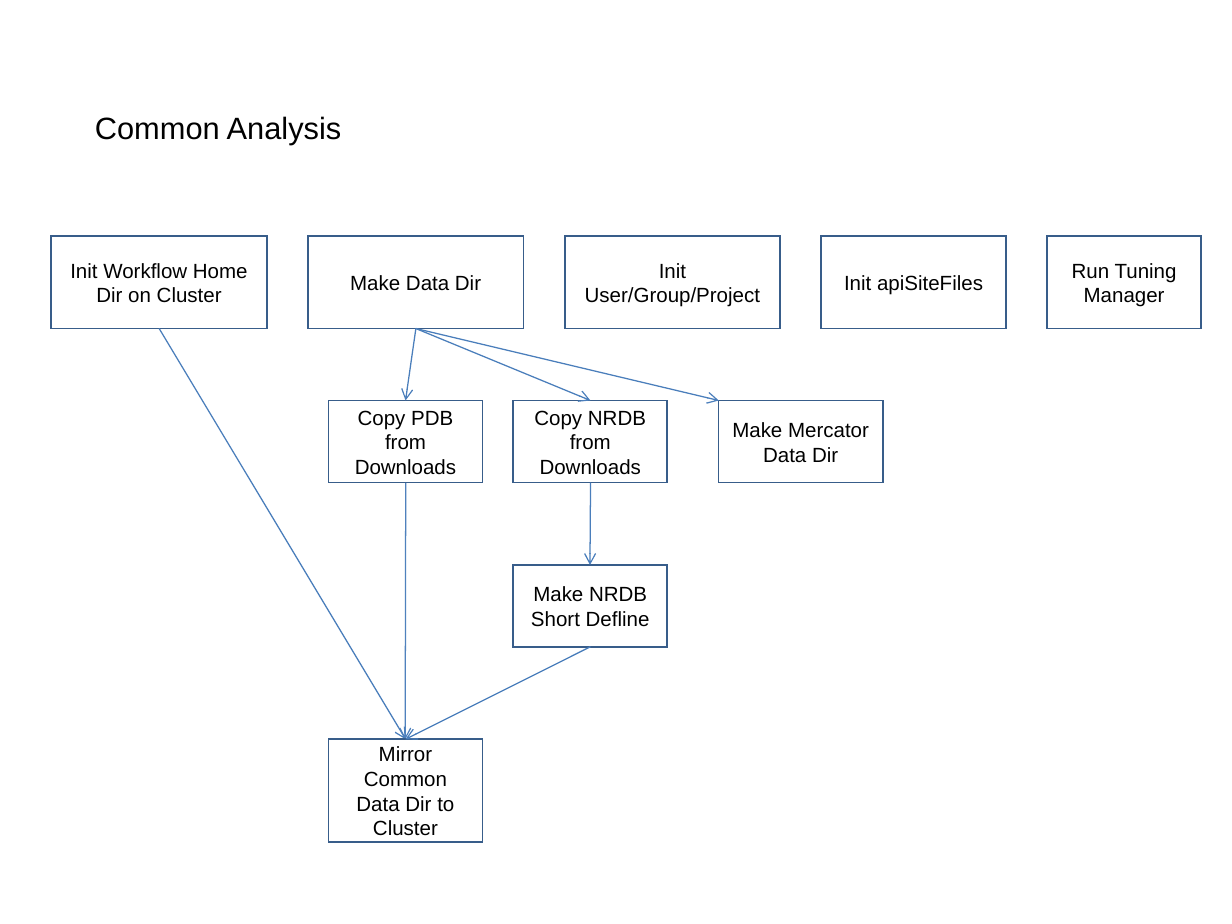
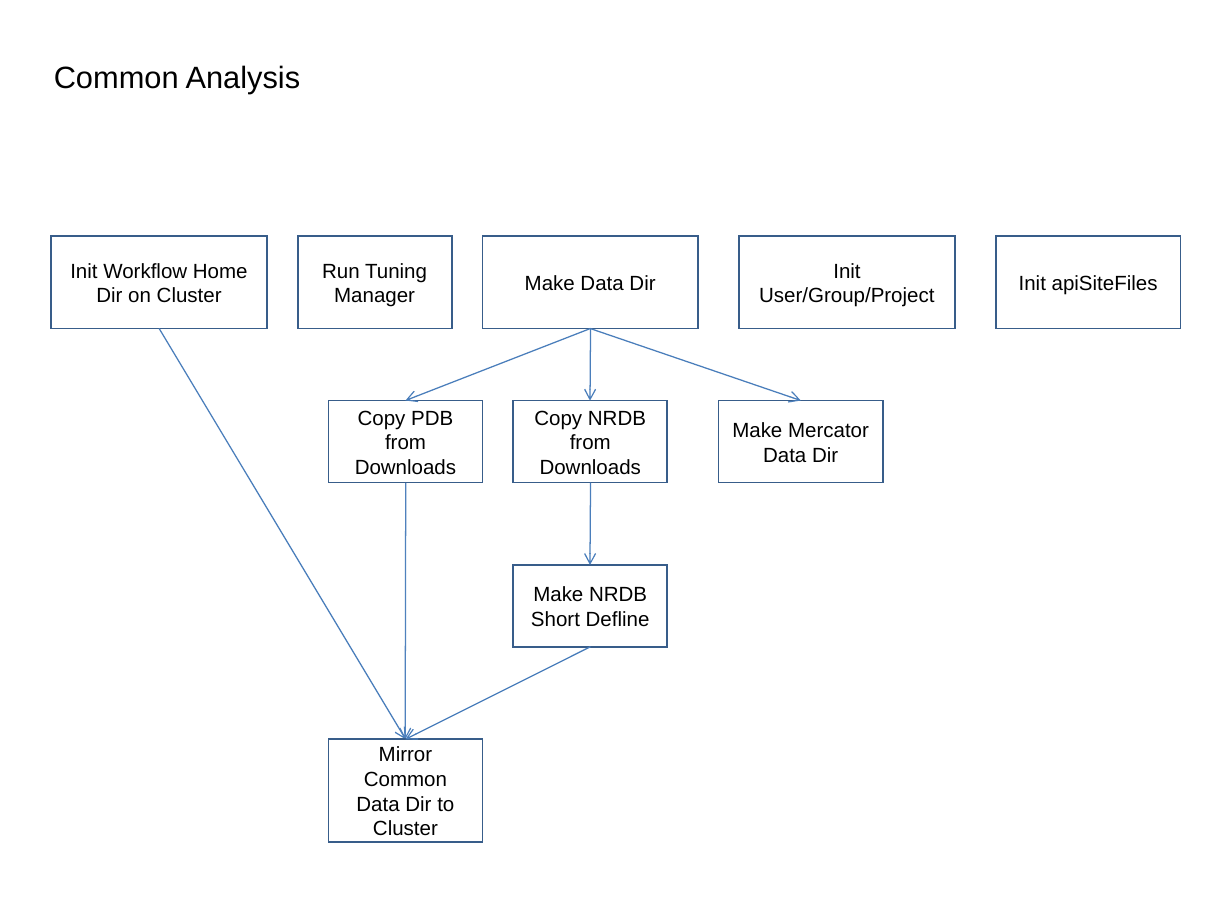
Before and after one commit to VEuPathDB/ApiCommonData, a slide deck: slide 2 of Load/doc/workflow/AnalysisWorkflow_wei.ppt. Drawn at 1232x924 pixels with LibreOffice and Linux fonts; fonts in the diff are those of the drawing. Boxes give left, top, right and bottom in pixels: in the first picture for what was removed or moved away, otherwise in the second. Text is boxed around its words. In the diff, an @@ line names an element or a change of style, - is before the commit and + after.

```diff
--- a/Load/doc/workflow/AnalysisWorkflow_wei.ppt
+++ b/Load/doc/workflow/AnalysisWorkflow_wei.ppt
@@ text "Common Analysis": place and size @@
-text "Common Analysis" at [95, 116, 342, 145]
+text "Common Analysis" at [54, 65, 301, 94]
@@ rectangle "Run Tuning Manager": place and size @@
-rectangle "Run Tuning Manager" at [1047, 237, 1201, 329]
+rectangle "Run Tuning Manager" at [298, 237, 452, 329]
@@ 3 rectangles: place and size @@
-3 rectangles at [308, 237, 1007, 329]
+3 rectangles at [483, 237, 1180, 329]
@@ arrow moved from (416, 329) - (590, 400) to (590, 329) - (405, 400) @@
@@ arrow moved from (416, 329) - (718, 400) to (590, 329) - (801, 400) @@
@@ arrow moved from (416, 329) - (405, 400) to (590, 329) - (590, 400) @@
```
Also in this commit, not shown: 18 other slides changed.
